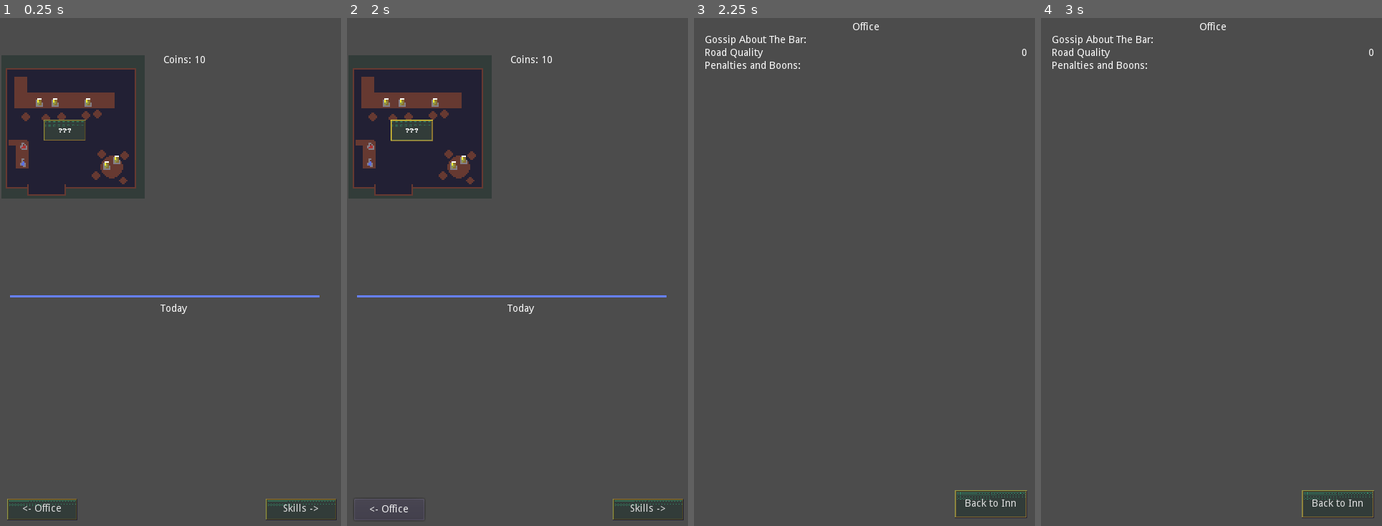
Above: before the commit, frames 1-4 (left to right).
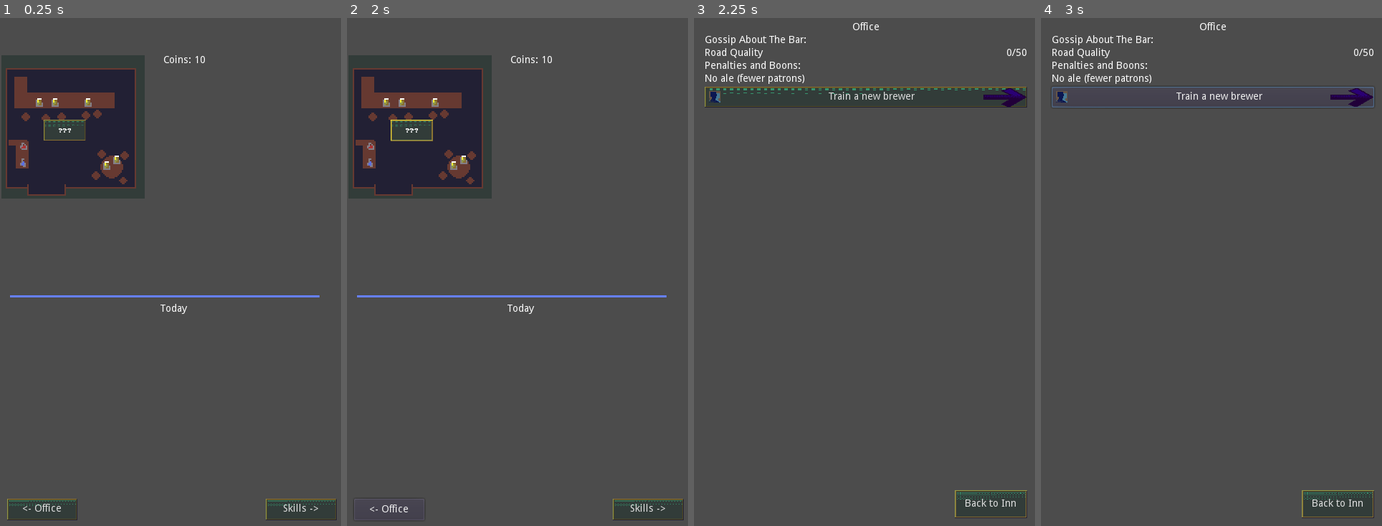
Above: after the commit, the same moments.

Repository: RoxT/InnKeeperUnlimited
Game: Godot game, scene res://Inn.tscn
Same seed, same stepped clock (60 frames per second), same inputs: the game is played once before the commit and once after it.
Inputs (mouse positions are in pixels of both pictures, inside the frame that each line leads up to):
- Up to frame 1 (0.25 s): no input
- Up to frame 2 (2 s): click "Skills ->" at 0.5 s; click "Back to Inn" at 1.25 s
- Up to frame 3 (2.25 s): click "<- Office" at 2 s
- Up to frame 4 (3 s): click (1211, 99) at 2.75 s, where only the run after the commit has a clickable "Train a new brewer"

Frames 1-2 are identical in both runs. In frame 3, 4.0% of the frame differs, in the area x 3-98%, y 6-18%; in frame 4, 0.9%.
Error after the commit: Invalid set index 'text' (on base: 'null instance') with value of type 'String'. (res://scripts/scenes/Office.gd:24)

Commit message:
started actions

Diff:
--- a/project/Office.tscn
+++ b/project/Office.tscn
@@ -1,6 +1,7 @@
-[gd_scene load_steps=2 format=2]
+[gd_scene load_steps=3 format=2]
 
 [ext_resource path="res://scripts/scenes/Office.gd" type="Script" id=1]
+[ext_resource path="res://office/office_action.tscn" type="PackedScene" id=2]
 
 [node name="Office" type="Node2D"]
 script = ExtResource( 1 )
@@ -11,35 +12,35 @@
 margin_right = 480.0
 margin_bottom = 722.0
 
-[node name="HBoxContainer" type="VBoxContainer" parent="MarginContainer"]
+[node name="HBox" type="VBoxContainer" parent="MarginContainer"]
 margin_left = 15.0
 margin_top = 15.0
 margin_right = 465.0
 margin_bottom = 707.0
 
-[node name="Title" type="Label" parent="MarginContainer/HBoxContainer"]
+[node name="Title" type="Label" parent="MarginContainer/HBox"]
 margin_right = 450.0
 margin_bottom = 14.0
 text = "Office"
 align = 1
 
-[node name="BarGossip" type="Label" parent="MarginContainer/HBoxContainer"]
+[node name="BarGossip" type="Label" parent="MarginContainer/HBox"]
 margin_top = 18.0
 margin_right = 450.0
 margin_bottom = 32.0
 text = "Gossip About The Bar:"
 
-[node name="HBoxContainer" type="HBoxContainer" parent="MarginContainer/HBoxContainer"]
+[node name="HBox" type="HBoxContainer" parent="MarginContainer/HBox"]
 margin_top = 36.0
 margin_right = 450.0
 margin_bottom = 50.0
 
-[node name="RoadLabel" type="Label" parent="MarginContainer/HBoxContainer/HBoxContainer"]
+[node name="RoadLabel" type="Label" parent="MarginContainer/HBox/HBox"]
 margin_right = 85.0
 margin_bottom = 14.0
 text = "Road Quality "
 
-[node name="RoadScore" type="Label" parent="MarginContainer/HBoxContainer/HBoxContainer"]
+[node name="RoadScore" type="Label" parent="MarginContainer/HBox/HBox"]
 margin_left = 89.0
 margin_right = 450.0
 margin_bottom = 14.0
@@ -47,21 +48,27 @@
 text = "0/50"
 align = 2
 
-[node name="BuffsLabel" type="Label" parent="MarginContainer/HBoxContainer"]
+[node name="BuffsLabel" type="Label" parent="MarginContainer/HBox"]
 margin_top = 54.0
 margin_right = 450.0
 margin_bottom = 68.0
 text = "Penalties and Boons:"
 
-[node name="BuffsList" type="VBoxContainer" parent="MarginContainer/HBoxContainer"]
+[node name="BuffsList" type="VBoxContainer" parent="MarginContainer/HBox"]
 margin_top = 72.0
 margin_right = 450.0
 margin_bottom = 86.0
 
-[node name="NoAleLabel" type="Label" parent="MarginContainer/HBoxContainer/BuffsList"]
+[node name="NoAleLabel" type="Label" parent="MarginContainer/HBox/BuffsList"]
 margin_right = 450.0
 margin_bottom = 14.0
 text = "No ale (fewer patrons)"
+
+[node name="OfficeAction" parent="MarginContainer/HBox" instance=ExtResource( 2 )]
+anchor_right = 0.0
+margin_top = 90.0
+margin_right = 450.0
+margin_bottom = 119.0
 
 [node name="BackToInn" type="Button" parent="."]
 margin_left = 364.0
@@ -70,4 +77,5 @@
 margin_bottom = 707.0
 text = "Back to Inn"
 
+[connection signal="pressed" from="MarginContainer/HBox/OfficeAction" to="." method="_on_Control_pressed"]
 [connection signal="pressed" from="BackToInn" to="." method="_on_BackToInn_pressed"]
--- /dev/null
+++ b/project/office/action_dialog.tscn
@@ -0,0 +1,75 @@
+[gd_scene load_steps=3 format=2]
+
+[ext_resource path="res://resources/tinierBold.tres" type="DynamicFont" id=1]
+[ext_resource path="res://textures/icon-trainee.png" type="Texture" id=2]
+
+[node name="Control" type="Control"]
+anchor_right = 1.0
+anchor_bottom = 1.0
+
+[node name="VBox" type="VBoxContainer" parent="."]
+margin_right = 480.0
+margin_bottom = 720.0
+
+[node name="Title" type="Label" parent="VBox"]
+margin_right = 480.0
+margin_bottom = 16.0
+custom_fonts/font = ExtResource( 1 )
+text = "Train a new brewer"
+align = 1
+
+[node name="Larger" type="Label" parent="VBox"]
+margin_top = 20.0
+margin_right = 480.0
+margin_bottom = 34.0
+text = "More batches per day"
+
+[node name="Amount" type="Label" parent="VBox"]
+margin_top = 38.0
+margin_right = 480.0
+margin_bottom = 52.0
+text = "100 ales"
+
+[node name="Cost" type="Label" parent="VBox"]
+margin_top = 56.0
+margin_right = 480.0
+margin_bottom = 70.0
+text = "Cost:"
+
+[node name="Options" type="HBoxContainer" parent="VBox"]
+margin_top = 74.0
+margin_right = 480.0
+margin_bottom = 101.0
+
+[node name="Button" type="Button" parent="VBox/Options"]
+margin_right = 59.0447
+margin_bottom = 27.0
+text = "100 ale"
+
+[node name="Or" type="Label" parent="VBox/Options"]
+margin_left = 63.0
+margin_top = 6.0
+margin_right = 76.0
+margin_bottom = 20.0
+text = "or"
+
+[node name="Button2" type="Button" parent="VBox/Options"]
+margin_left = 80.0
+margin_right = 154.045
+margin_bottom = 27.0
+text = "100 coins"
+
+[node name="Button" type="Button" parent="VBox"]
+margin_top = 105.0
+margin_right = 83.0447
+margin_bottom = 132.0
+size_flags_horizontal = 0
+text = "Nevermind"
+
+[node name="Sprite" type="Sprite" parent="."]
+position = Vector2( 9, 9 )
+texture = ExtResource( 2 )
+
+[node name="Sprite2" type="Sprite" parent="."]
+position = Vector2( 469, 9 )
+texture = ExtResource( 2 )
--- /dev/null
+++ b/project/office/office_action.tscn
@@ -0,0 +1,16 @@
+[gd_scene load_steps=3 format=2]
+
+[ext_resource path="res://textures/arrow.png" type="Texture" id=1]
+[ext_resource path="res://textures/icon-trainee.png" type="Texture" id=2]
+
+[node name="OfficeAction" type="Button"]
+anchor_right = 1.0
+margin_bottom = 27.0
+text = "Train a new brewer"
+icon = ExtResource( 2 )
+
+[node name="Sprite" type="Sprite" parent="."]
+modulate = Color( 0.666667, 0, 1, 1 )
+position = Vector2( 419, 15 )
+scale = Vector2( 0.6, 0.269123 )
+texture = ExtResource( 1 )
--- a/project/scripts/SceneController.gd
+++ b/project/scripts/SceneController.gd
@@ -10,7 +10,7 @@
 
 # Called when the node enters the scene tree for the first time.
 func _ready() -> void:
-	dialog.connect("dialog_finished", self, "on_dialog_finished")
+	dialog.connect("dialog_finished", self, "_on_dialog_finished")
 	skills.connect("back_to_inn", self, "_on_back_to_inn")
 	office.connect("back_to_inn", self, "_on_back_to_inn")
 	inn.connect("made_ale", self, "_on_made_ale")
@@ -20,6 +20,13 @@
 	inn.connect("no_ale", self, "on_no_ale")
 	inn.connect("event_happened", self, "_on_event_happened")
 	inn.batch = skills.get_batch_sizes()
+
+func _on_back_to_inn():
+	remove_child(active_scene)
+	#inn.ale_batch = skills.ale_making.level + 10
+	add_child(inn)
+	inn.batch = skills.get_batch_sizes()
+	inn.set_ready_to_level_up(skills.any_ready())
 
 func _on_made_ale():
 	if skills.skill_up(SkillSet.names.ALE):
@@ -43,12 +50,6 @@
 	if !event_queue.has(key):
 		event_queue.push_back(key)
 
-func _on_back_to_inn():
-	remove_child(active_scene)
-	#inn.ale_batch = skills.ale_making.level + 10
-	add_child(inn)
-	inn.batch = skills.get_batch_sizes()
-	inn.set_ready_to_level_up(skills.any_ready())
 
 func _on_SkillsBtn_pressed():
 	remove_child(inn)
@@ -60,7 +61,7 @@
 	active_scene = office
 	add_child(office)
 
-func on_dialog_finished(key:int):
+func _on_dialog_finished(key:int):
 	remove_child(dialog)
 	S.update_visible(key)
 	add_child(inn)
--- a/project/scripts/scenes/Office.gd
+++ b/project/scripts/scenes/Office.gd
@@ -28,3 +28,7 @@
 # Called every frame. 'delta' is the elapsed time since the previous frame.
 #func _process(delta: float) -> void:
 #	pass
+
+
+func _on_Control_pressed() -> void:
+	pass # Replace with function body.
Binary file added: project/textures/icon-trainee.png
Not shown, added: project/textures/icon-trainee.png.import
Binary file added: project/textures/inn_start.png
Not shown, added: project/textures/inn_start.png.import
Not shown, removed: project/resources/.~lock.ale_translations.csv#
Not shown, removed: project/resources/.~lock.potion_translations.csv#
Not shown, removed: project/resources/.~lock.rest_translations.csv#
